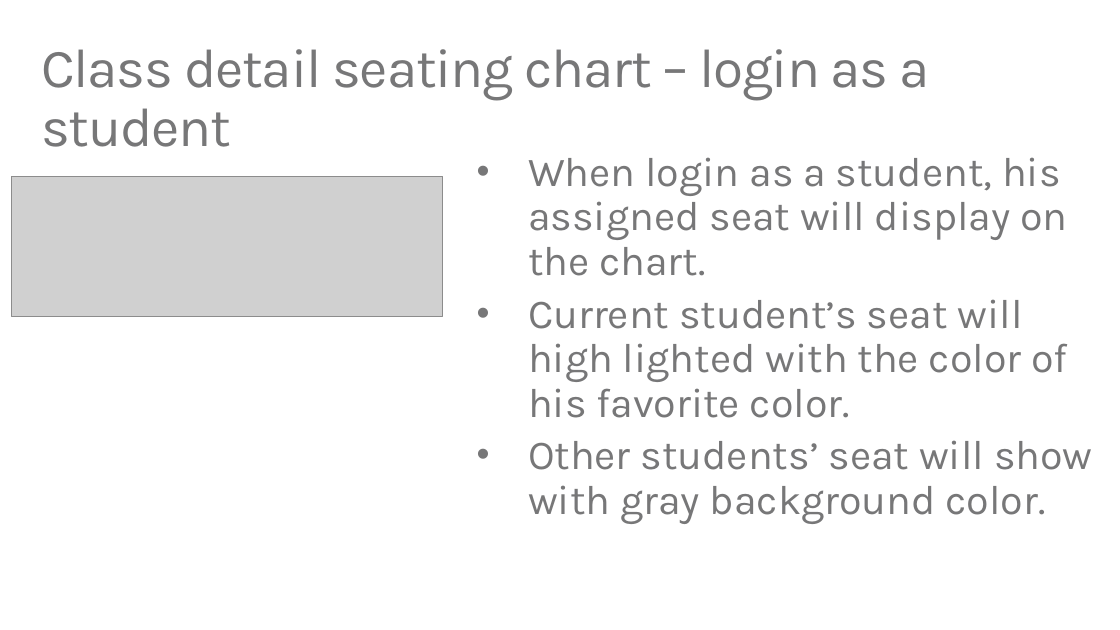
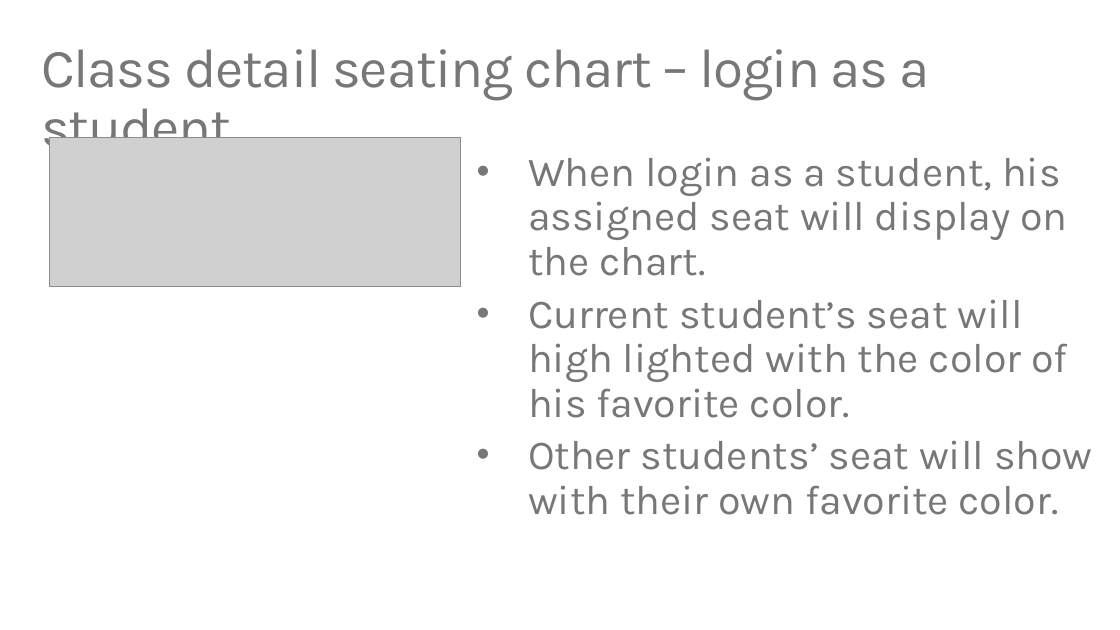
Before and after one commit to TylerLu/EDUGraphAPI-Angular, a slide deck: slide 39 of EDU GRAPH-API Demo Script.pptx (slide 40 before the commit). Drawn at 1120x630 pixels with LibreOffice and Linux fonts; fonts in the diff are those of the drawing; grey boxes stand for pictures. Boxes give left, top, right and bottom in pixels: in the first picture for what was removed or moved away, otherwise in the second. Text is boxed around its words. In the diff, an @@ line names an element or a change of style, - is before the commit and + after.

```diff
--- a/EDU GRAPH-API Demo Script.pptx
+++ b/EDU GRAPH-API Demo Script.pptx
@@ picture: place and size @@
-picture at (11,176,442,316)
+picture at (50,138,460,287)
@@ text at (528,440,1093,515): text changed @@
-• Other students’ seat will show with gray background color.
+• Other students’ seat will show with their own favorite color.
```
Also in this commit, not shown: 5 other slides changed, 1 slide removed, 1 other file.
